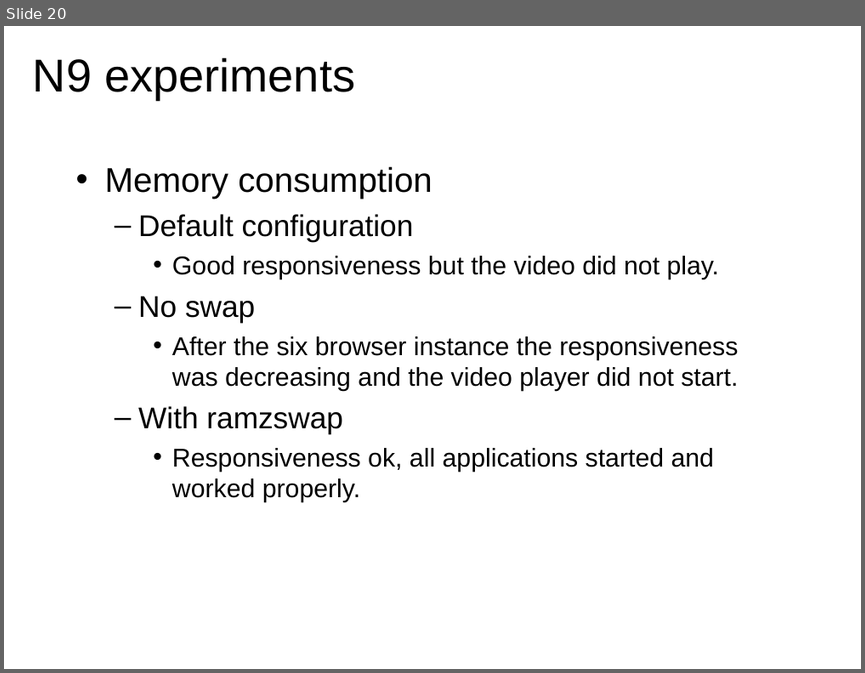
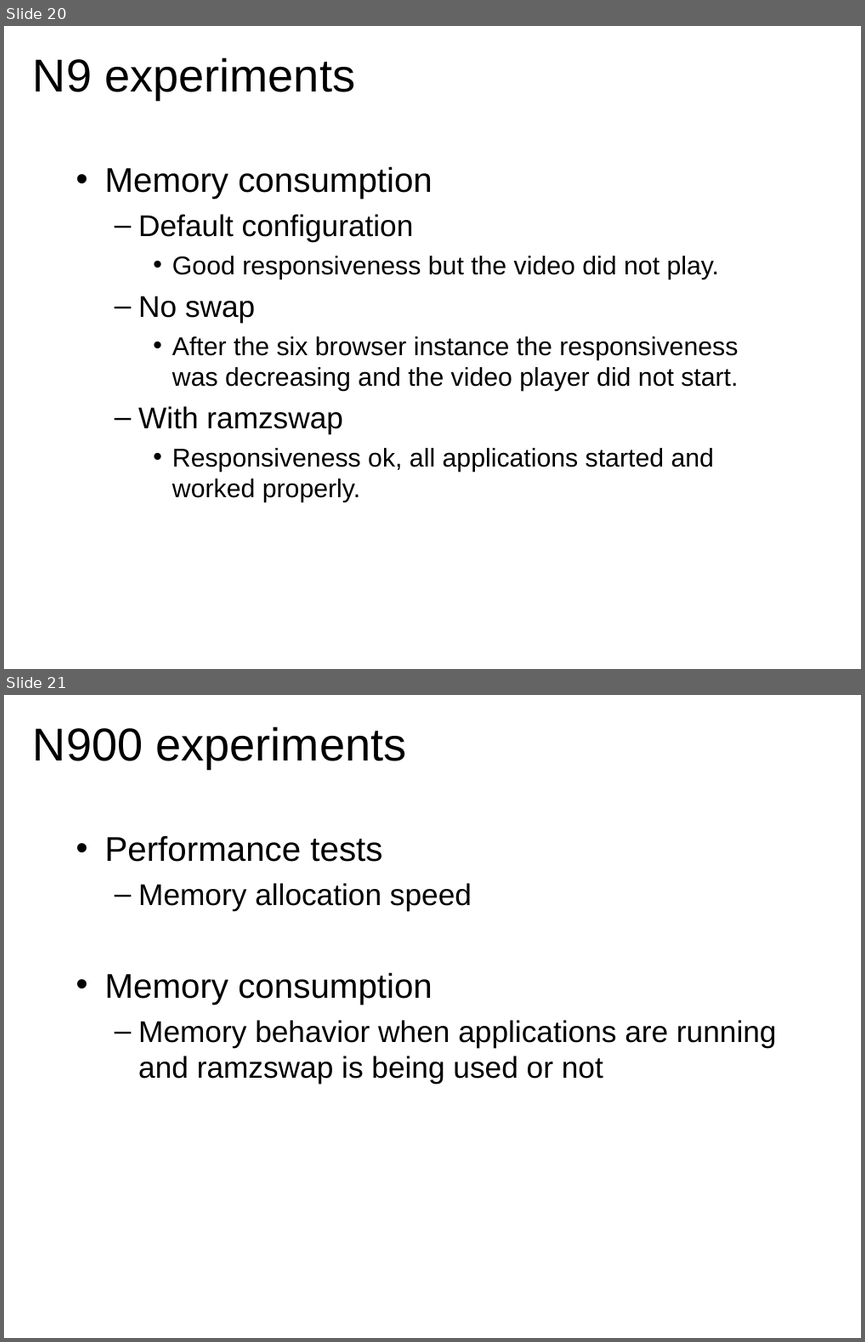
Before and after one commit to briglia/LinuxCon2011, a slide deck: linuxcon2011.odp. Shown one above the other, each under a label of ours: slide 20 before the commit, slides 20 and 21 after it. The pictures are 865x673 and 865x1342 pixels, drawn with LibreOffice and Linux fonts; fonts in the diff are those of the drawing. Boxes give left, top, right and bottom in pixels: in the first picture for what was removed or moved away, otherwise in the second. Text is boxed around its words. In the diff, an @@ line names an element or a change of style, - is before the commit and + after.

Commit message:
N900 experiments slides

```diff
--- a/linuxcon2011.odp
+++ b/linuxcon2011.odp
@@ slide 21 added at [4, 695, 861, 1338], background #FFFFFF @@
@@ title added at [33, 726, 406, 769], 43 pt, text #000000 @@
+N900 experiments
@@ text added at [105, 835, 777, 1083], 28 pt, text #000000 @@
+• Performance tests
+  – Memory allocation speed
+• Memory consumption
+  – Memory behavior when applications are running and ramzswap is being used or not
```
Also in this commit, not shown: 3 slides changed, 5 other slides added, 1 slide removed.
